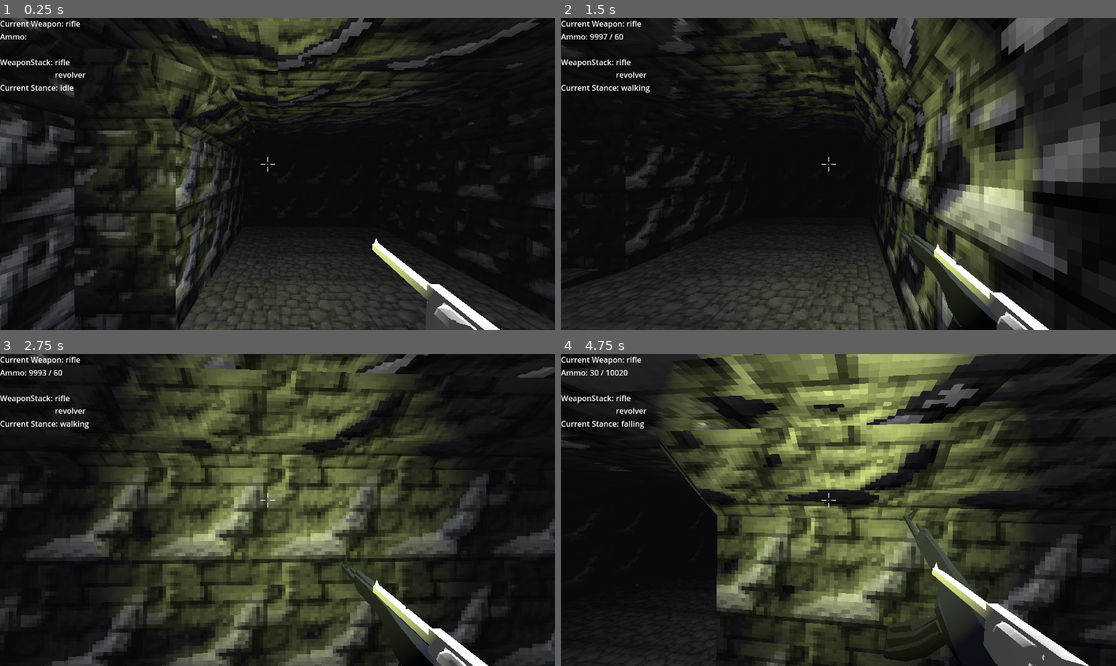
Above: before the commit, frames 1-4 (two rows, left to right).
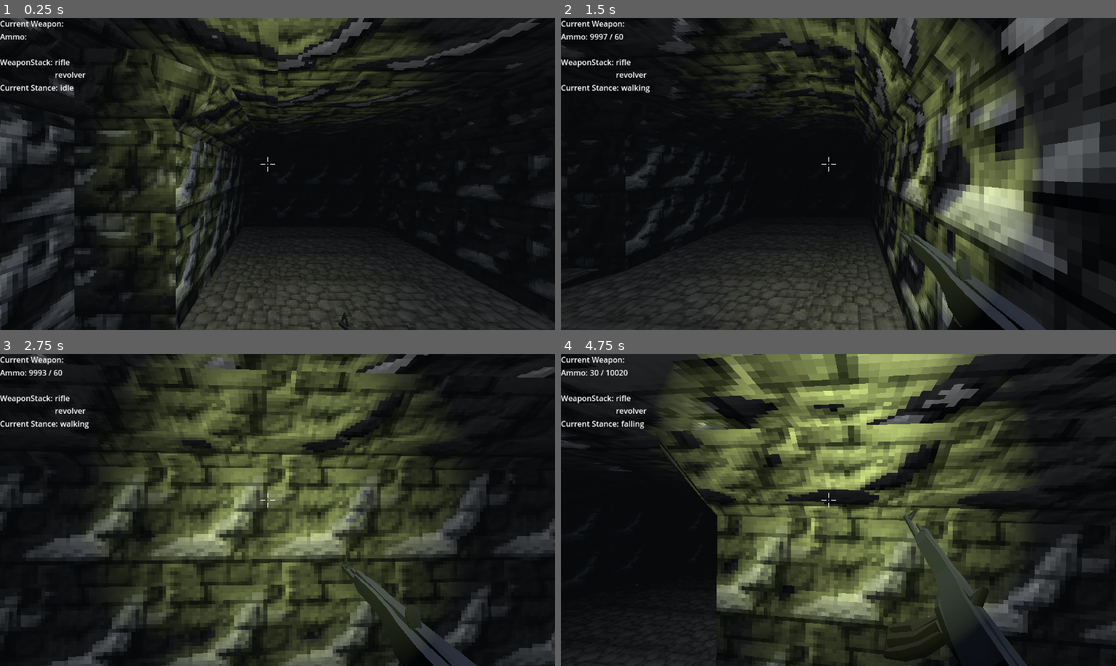
Above: after the commit, the same moments.

Repository: ChrisDelf/godot_3d_test
Game: Godot game, scene res://level/world.tscn
The game is run twice, just before and just after one commit, with the same random seed, the same clock (stepped at 60 frames per second) and the same inputs.
Inputs (mouse positions are in pixels of both pictures, inside the frame that each line leads up to):
- Up to frame 1 (0.25 s): no input
- Up to frame 2 (1.5 s): move the mouse to (866, 174) at 0.52 s; press the mouse at (866, 174) at 0.53 s; hold D (right) 0.53-1.28 s; tap Space (jump) at 0.77 s; move the mouse to (810, 174) at 1.27 s; release the mouse at (810, 174) at 1.28 s; hold S (backward) from 1.28 s (still down); tap Ctrl (crouch) at 1.35 s
- Up to frame 3 (2.75 s): tap Space (jump) at 1.52 s; click (249, 510) at 1.55 s; move the mouse to (288, 503) at 2.02 s; release S (backward) at 2.03 s; press the mouse at (288, 503) at 2.03 s; hold D (right) from 2.03 s (still down); tap W (foward) at 2.1 s
- Up to frame 4 (4.75 s): move the mouse to (832, 516) at 2.77 s; release the mouse at (832, 516) at 2.78 s; tap Alt (free_look) at 2.85 s; tap Space (jump) at 3.02, 3.77, 4.52 s; click (832, 516) at 3.05 s; move the mouse to (877, 513) at 3.52 s; release D (right) at 3.53 s; press the mouse at (877, 513) at 3.53 s; hold A (left) from 3.53 s (still down); tap G (reload) at 4.15 s; move the mouse to (794, 506) at 4.27 s; release the mouse at (794, 506) at 4.28 s; tap Shift (sprint) at 4.35 s; click (794, 506) at 4.55 s

The runs differ from the first frame. In frame 1, 1.5% of the frame differs, in the area x 11-91%, y 0-100%; in frame 2, 1.0%; in frame 3, 1.1%; in frame 4, 2.4%, in the area x 11-96%, y 0-100%.

Commit message:
added projectile collision

Diff:
--- /dev/null
+++ b/Doodas/RigidBody3D.gd
@@ -0,0 +1,11 @@
+extends RigidBody3D
+
+var health = 5
+
+
+
+func hit_successful(damage):
+	health -= damage
+	print("Target hit" + str(health))
+	if health <= 0:
+		queue_free()
--- a/Doodas/box.tscn
+++ b/Doodas/box.tscn
@@ -1,6 +1,7 @@
-[gd_scene load_steps=5 format=3 uid="uid://d0w3lgpo6etcv"]
+[gd_scene load_steps=6 format=3 uid="uid://d0w3lgpo6etcv"]
 
 [ext_resource type="Script" path="res://physic_target.gd" id="1_43tt1"]
+[ext_resource type="Script" path="res://Doodas/RigidBody3D.gd" id="2_2fyeg"]
 
 [sub_resource type="BoxMesh" id="BoxMesh_tvpba"]
 
@@ -10,13 +11,15 @@
 
 [sub_resource type="BoxShape3D" id="BoxShape3D_fxmk4"]
 
-[node name="box" type="Node3D" groups=["Targets"]]
+[node name="box" type="Node3D"]
 transform = Transform3D(1, 0, 0, 0, 1, 0, 0, 0, 1, 0, 0.490794, 0)
 script = ExtResource("1_43tt1")
 
-[node name="RigidBody3D" type="RigidBody3D" parent="."]
-collision_layer = 2
-collision_mask = 3
+[node name="RigidBody3D" type="RigidBody3D" parent="." groups=["Targets"]]
+collision_layer = 4
+collision_mask = 7
+mass = 300.0
+script = ExtResource("2_2fyeg")
 
 [node name="Cube" type="MeshInstance3D" parent="RigidBody3D"]
 mesh = SubResource("BoxMesh_tvpba")
--- a/Weapon.gd
+++ b/Weapon.gd
@@ -21,13 +21,15 @@
 @export_flags("HitScan", "Projectile") var Type
 @export var weapon_range: int
 @export var damage: int
+@export var projectile_to_load: PackedScene
+@export var projectile_velocity:int
 
 enum {NULL,HITSCAN, PROJECTILE}
 
 @onready var animation_player = $"../../AnimationPlayer"
 @onready var bullet_point = $"../BulletMarker"
 
-#signal update_ammo
+var debug_bullet = preload("res://weapon_resources/bullet_debug.tscn")
 
 func _ready():
 	can_fire = true
@@ -36,18 +38,19 @@
 
 
 func _physics_process(_delta):
-	if Globals.current_weapon == weapon_name:
-		if Input.is_action_just_pressed("reload"):
-			if can_fire:
-				reload()
+	if !Globals.current_weapon == null:
+		if Globals.current_weapon.name == weapon_name:
+			if Input.is_action_just_pressed("reload"):
+				if can_fire:
+					reload()
 
-		if Input.is_action_pressed("primary action"):
-			if can_fire:
+			if Input.is_action_pressed("primary action"):
+				if can_fire:
 
-				if current_ammo > 0:
-					fire()
-				else:
-					reload()
+					if current_ammo > 0:
+						fire()
+					else:
+						reload()
 
 func reload():
 	can_fire = false
@@ -95,7 +98,8 @@
 			HITSCAN:
 				hit_scan_collision(camera_collision)
 			PROJECTILE:
-				pass
+				print(camera_collision)
+				launch_projectile(camera_collision)
 
 
 
@@ -108,20 +112,6 @@
 func update_ammo():
 			var ammo_list = [current_ammo,reserve_ammo ]
 			Globals.ammo_list = ammo_list
-#func get_camera_collision():
-	#var center = get_viewport().get_size()/2
-	#
-	#var ray_origin = project_ray_origin(center)
-	#var ray_end = ray_origin +  project_ray_normal(center)*ray_range
-	#
-	#var new_intersection = PhysicsRayQueryParameters3D.create(ray_origin, ray_end)
-#
-	#var intersection = get_world_3d().direct_space_state.intersect_ray(new_intersection)
-	#
-	#if not intersection.is_empty():
-		#print(intersection.collider.name)
-	#else:
-		#print("nothing")
 
 func get_camera_collision()->Vector3:
 	var camera = get_viewport().get_camera_3d()
@@ -151,15 +141,27 @@
 
 	#pulling the mesh form the 3d world to see if we hit anything
 	var bullet_collision = get_world_3d().direct_space_state.intersect_ray(new_intersection)
-
 	if bullet_collision:
+		#instantiating a bullet hit
+		var hit_indicator = debug_bullet.instantiate()
+		var world = get_tree().get_root().get_child(0)
+		world.add_child(hit_indicator)
+		hit_indicator.global_translate(bullet_collision.position)
 
 		hit_scan_damage(bullet_collision.collider)
 
 
 
 func hit_scan_damage(collider):
-	print(collider)
 	if collider.is_in_group("Targets") and collider.has_method("hit_successful"):
-		print("POOP")
+
 		collider.hit_successful(damage)
+
+func launch_projectile(point: Vector3):
+
+	var direction = (point - bullet_point.get_global_transform().origin).normalized()
+	var projectile = projectile_to_load.instantiate()
+
+	bullet_point.add_child(projectile)
+	projectile.damage = damage
+	projectile.set_linear_velocity(direction*projectile_velocity)
--- a/globals/globals.gd
+++ b/globals/globals.gd
@@ -9,7 +9,7 @@
 	set(value):
 		player_state = value
 		stat_change.emit()
-var current_weapon: = "unarmed":
+var current_weapon:Node:
 	set(value):
 		current_weapon = value
 		stat_change.emit()
--- a/physic_target.gd
+++ b/physic_target.gd
@@ -1,9 +1 @@
 extends Node3D
-
-var health = 5
-
-func hit_successful(damage):
-	health -= damage
-	print("Target hit" + str(health))
-	if health <= 0:
-		queue_free()
--- a/player/HUD.gd
+++ b/player/HUD.gd
@@ -6,23 +6,9 @@
 @onready var current_player_stance =$VBoxContainer/StanceContainer/PlayerStance
 
 
-#func _ready():
-	#current_weapon_label.text = Globals.current_weapon
-	#
-	#var ammo = Globals.ammo_list
-#
-	#if len(ammo) != 0:
-		#current_ammo.set_text(str(ammo[0])+ " / "+ str(ammo[1]))
-	#
-	#var weapon_stack = Globals.weapon_stack
-	#
-	#current_weapon_stack.set_text("")
-	#for weapon in weapon_stack:
-		#current_weapon_stack.text += "\n" + weapon
 #
 func _physics_process(_delta):
-	current_weapon_label.text = Globals.current_weapon
-
+	#current_weapon_label.text = Globals.current_weapon
 	var ammo = Globals.ammo_list
 
 	if len(ammo) != 0:
@@ -42,7 +28,7 @@
 
 
 func _on_weapon_holder_weapon_change(weapon_name):
-	current_weapon_label.text = weapon_name
+	current_weapon_label.text = weapon_name.name
 
 
 func _on_weapon_holder_update_weapon_ammo_enter(ammo):
--- a/player/WeaponHolder.gd
+++ b/player/WeaponHolder.gd
@@ -12,6 +12,7 @@
 signal update_weapon_ammo_enter
 signal update_stack
 signal update_dict
+signal update_current_weapon
 @export var _weapon_resources: Array[Node3D]
 
 @export var _start_weapons: Array[String]
@@ -49,7 +50,7 @@
 
 func enter():
 	animation_player.queue(current_weapon.activate_anim)
-	Globals.current_weapon = current_weapon.weapon_name
+	Globals.current_weapon = current_weapon
 
 
 func exit(_next_weapon: String):
@@ -61,7 +62,7 @@
 
 func change_weapon(weapon_name: String):
 	current_weapon = weapon_list[weapon_name]
-	emit_signal("weapon_change", weapon_name)
+	emit_signal("weapon_change", current_weapon)
 	next_weapon = ""
 	enter()
 
--- a/player/player.tscn
+++ b/player/player.tscn
@@ -8,6 +8,7 @@
 [ext_resource type="PackedScene" uid="uid://3ullycelqk7b" path="res://Interface/user_interface.tscn" id="5_hpnna"]
 [ext_resource type="Script" path="res://player/IdlePlayerState.gd" id="5_j8ths"]
 [ext_resource type="Script" path="res://player/HUD.gd" id="5_p0uaf"]
+[ext_resource type="PackedScene" uid="uid://te5sn0fw0ec1" path="res://weapon_resources/bullet.tscn" id="5_u487o"]
 
 [sub_resource type="StandardMaterial3D" id="StandardMaterial3D_jbcfd"]
 albedo_color = Color(0.8, 0.129412, 0.0352941, 1)
@@ -826,7 +827,8 @@
 _start_weapons = Array[String](["rifle", "revolver"])
 
 [node name="revolver" parent="Neck/Head/Eyes/WeaponHolder" instance=ExtResource("3_hkh63")]
-transform = Transform3D(-3.61703e-06, 1.46253e-07, 0.999999, 0.0420326, 0.999114, 5.90928e-09, -0.999115, 0.0420325, -3.61999e-06, 0.375223, -0.104754, -0.429977)
+transform = Transform3D(-3.61703e-06, 1.46253e-07, 0.999999, 0.0420326, 0.999114, 5.90963e-09, -0.999115, 0.0420326, -3.61999e-06, 0.375223, -0.104754, -0.429977)
+visible = false
 activate_anim = "revolver_activate"
 hip_fire = "revolver_shoot"
 reload_anim = "revolver_reload"
@@ -841,7 +843,6 @@
 
 [node name="rifle" parent="Neck/Head/Eyes/WeaponHolder" instance=ExtResource("2_5e6iy")]
 transform = Transform3D(0.540033, 0, -0.841643, 0, 0.999998, 0, 0.841643, 0, 0.540033, 0.392272, -0.945056, -1.24942)
-visible = false
 weapon_name = "rifle"
 activate_anim = "rifle_activate"
 hip_fire = "rifle_shoot"
@@ -854,9 +855,11 @@
 magazine = 30
 max_ammo = 100
 can_fire = true
-Type = 1
+Type = 2
 weapon_range = 2000
 damage = 1
+projectile_to_load = ExtResource("5_u487o")
+projectile_velocity = 100
 
 [node name="BulletMarker" type="Marker3D" parent="Neck/Head/Eyes/WeaponHolder"]
 transform = Transform3D(1, 0, 0, 0, 1, 0, 0, 0, 1, 0.368114, -0.297107, -0.787791)
--- a/project.godot
+++ b/project.godot
@@ -95,6 +95,8 @@
 
 3d_physics/layer_1="Player"
 3d_physics/layer_2="terrian"
+3d_physics/layer_3="Objects"
+3d_physics/layer_4="Weapons"
 
 [rendering]
 
--- /dev/null
+++ b/weapon_resources/bullet.gd
@@ -0,0 +1,15 @@
+extends RigidBody3D
+
+var damage: int = 0
+
+
+
+func _on_body_entered(body):
+	if body.is_in_group("Targets") && body.has_method("hit_successful"):
+		body.hit_successful(damage)
+		queue_free()
+	queue_free()
+
+
+func _on_timer_timeout():
+	queue_free()
--- /dev/null
+++ b/weapon_resources/bullet.tscn
@@ -0,0 +1,39 @@
+[gd_scene load_steps=5 format=3 uid="uid://te5sn0fw0ec1"]
+
+[ext_resource type="Script" path="res://weapon_resources/bullet.gd" id="1_1g6py"]
+[ext_resource type="ArrayMesh" uid="uid://csmx7rci3ywnh" path="res://Game_Resources/Bullet_in_flight_with_shell_casing__0518051642_refine.obj" id="2_cbl17"]
+
+[sub_resource type="StandardMaterial3D" id="StandardMaterial3D_a3o5h"]
+albedo_color = Color(1, 0.792157, 0.690196, 1)
+
+[sub_resource type="CapsuleShape3D" id="CapsuleShape3D_wynt0"]
+radius = 2.45098
+height = 14.0931
+
+[node name="Bullet" type="RigidBody3D"]
+transform = Transform3D(1.91069e-15, -4.37114e-08, 1, -1, -4.37114e-08, 0, 4.37114e-08, -1, -4.37114e-08, 0, 0, 0)
+top_level = true
+collision_layer = 4
+collision_mask = 3
+mass = 0.01
+continuous_cd = true
+max_contacts_reported = 50
+contact_monitor = true
+script = ExtResource("1_1g6py")
+
+[node name="test_bullet" type="MeshInstance3D" parent="."]
+transform = Transform3D(0.4, 0, 0, 0, 0.4, 0, 0, 0, 0.4, 0, 0, 0)
+mesh = ExtResource("2_cbl17")
+surface_material_override/0 = SubResource("StandardMaterial3D_a3o5h")
+
+[node name="CollisionShape3D" type="CollisionShape3D" parent="."]
+transform = Transform3D(0.1, 0, 0, 0, 0.1, 0, 0, 0, 0.1, 0, 0, 0)
+shape = SubResource("CapsuleShape3D_wynt0")
+
+[node name="Timer" type="Timer" parent="."]
+wait_time = 10.552
+one_shot = true
+autostart = true
+
+[connection signal="body_entered" from="." to="." method="_on_body_entered"]
+[connection signal="timeout" from="Timer" to="." method="_on_timer_timeout"]
--- /dev/null
+++ b/weapon_resources/bullet_debug.gd
@@ -0,0 +1,5 @@
+extends Sprite3D
+
+
+func _on_timer_timeout():
+	queue_free()
--- /dev/null
+++ b/weapon_resources/bullet_debug.tscn
@@ -0,0 +1,16 @@
+[gd_scene load_steps=3 format=3 uid="uid://bj8yrblgsupn0"]
+
+[ext_resource type="Texture2D" uid="uid://ce43egd7flq44" path="res://Game_Resources/hit_marker.png" id="1_tlq8a"]
+[ext_resource type="Script" path="res://weapon_resources/bullet_debug.gd" id="2_3wwj5"]
+
+[node name="BulletDebug" type="Sprite3D"]
+transform = Transform3D(0.05, 0, 0, 0, 0.05, 0, 0, 0, 0.05, 0, 0, 0)
+billboard = 2
+texture = ExtResource("1_tlq8a")
+script = ExtResource("2_3wwj5")
+
+[node name="Timer" type="Timer" parent="."]
+one_shot = true
+autostart = true
+
+[connection signal="timeout" from="Timer" to="." method="_on_timer_timeout"]
Binary file added: Game_Resources/Bullet_in_flight_with_shell_casing__0518051642_refine.glb
Not shown, added: Game_Resources/Bullet_in_flight_with_shell_casing__0518051642_refine.glb.import
Not shown, added: Game_Resources/Bullet_in_flight_with_shell_casing__0518051642_refine.obj
Not shown, added: Game_Resources/Bullet_in_flight_with_shell_casing__0518051642_refine.obj.import
Binary file added: Game_Resources/Bullet_in_flight_with_shell_casing__0518051642_refine_Image_0.png
Not shown, added: Game_Resources/Bullet_in_flight_with_shell_casing__0518051642_refine_Image_0.png.import
Binary file added: Game_Resources/hit_marker.png
Not shown, added: Game_Resources/hit_marker.png.import
Not shown: 1 places in player/player.tscn that only renumber resources
Not shown: 8 places in tileset.tres that only renumber resources
